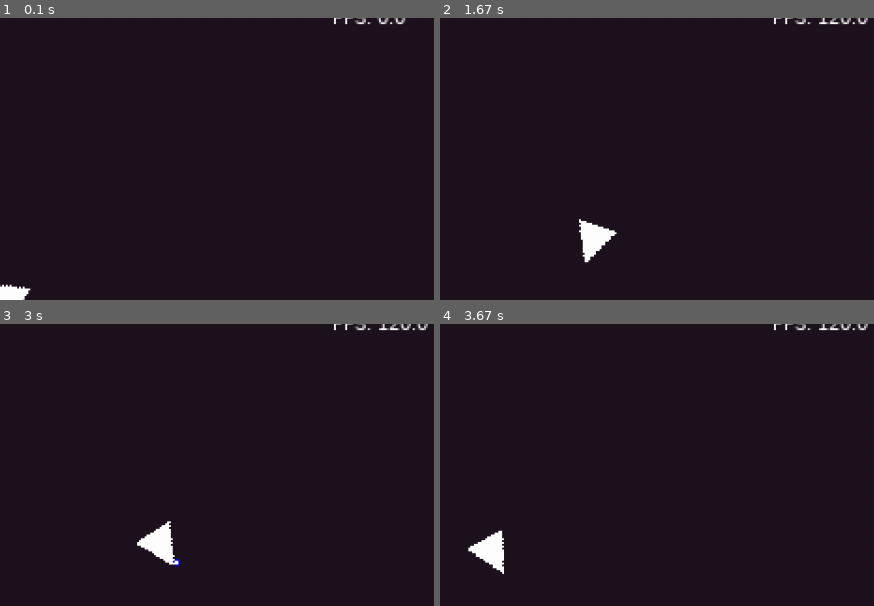
Above: before the commit, frames 1-4 (two rows, left to right).
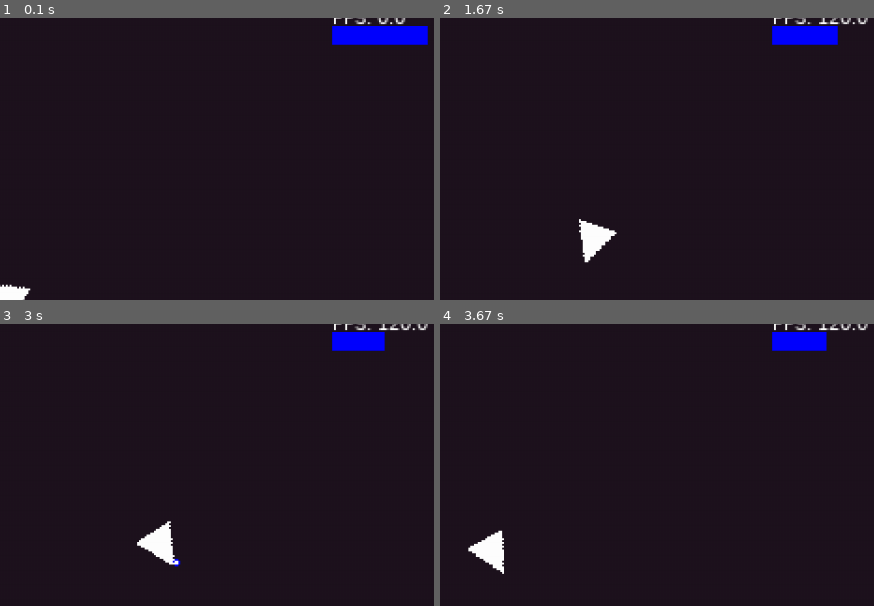
Above: after the commit, the same moments.

Repository: unnamedItem/pygame_projects
Game: pygame game, started from minigames/shooter_mouse/main.py
Same seed, same stepped clock (60 frames per second), same inputs: the game is played once before the commit and once after it.
Inputs (mouse positions are % of the whole screen's width and height, from its top left):
- Up to frame 1 (0.1 s): no input
- Up to frame 2 (1.67 s): hold D 0.33-0.8 s; move the mouse to (47, 58) at 0.37 s; click (51, 60) at 0.88 s; hold W 1.17-1.47 s; click (25, 54) at 1.25 s; hold D from 1.5 s (still down); click (61, 77) at 1.58 s
- Up to frame 3 (3 s): release D at 1.97 s; hold A 2-2.53 s; click (18, 37) at 2.08 s; hold S 2.57-2.87 s; click (66, 16) at 2.65 s; hold A from 2.9 s (still down); click (88, 90) at 2.98 s
- Up to frame 4 (3.67 s): release A at 3.3 s; hold W from 3.33 s (still down); click (63, 62) at 3.42 s
The pictures show only the part of the screen within x 50-100%, y 4-54%; the shares and areas given below are measured in that part.

The runs differ from the first frame. In frame 1, 1.5% of the frame differs, in the area x 76-99%, y 2-10%; in frame 2, 1.0%; in frame 3, 0.8%; in frame 4, 0.9%.

Commit message:
ammo bar

Diff:
--- a/minigames/shooter_mouse/constants.py
+++ b/minigames/shooter_mouse/constants.py
@@ -19,11 +19,17 @@
 PLAYER_COLOR = (255, 255, 255)
 PLAYER_MAX_SPEED = 180
 PLAYER_ACC = 360
+MAX_AMMO = 100
+AMMO_RECOVER_RATE = 2
+AMMO_COST = 20
+AMMO_RECOVER_DELAY = 50
+HIT_DELAY = 100
 
 # BULLET
 BULLET_SIZE = (4,4)
 BULLET_SPEED = 480
 BULLET_POOL_SIZE = 10
 
+
 # PYSICHS
 FRICTION = -2
--- a/minigames/shooter_mouse/main.py
+++ b/minigames/shooter_mouse/main.py
@@ -42,6 +42,8 @@
 
         # Player data ------------------------------------- #
         self.player = Player(self.scale, self.display_size / 2)
+        self.ammo = 100
+        self.ammo_tick = 0
 
         # Bullets pool ------------------------------------ #
         self.bullets = [ Bullet() for x in range(BULLET_POOL_SIZE) ]
@@ -91,13 +93,14 @@
                     self.keys[K_p] = 0
 
             if event.type == MOUSEBUTTONDOWN:
-                if event.button == BUTTON_LEFT:
+                if event.button == BUTTON_LEFT and self.ammo >= AMMO_COST:
                     bullet_data = self.player.shoot((mx, my))
                     for bullet in self.bullets:
                         if bullet.disabled:
                             bullet.pos = bullet_data['bullet_pos']
                             bullet.vel = bullet_data['bullet_vel']
                             bullet.disabled = 0
+                            self.ammo -= AMMO_COST
                             break
 
 
@@ -119,8 +122,13 @@
                     bullet.disabled = 1
                     self.last_hit = pygame.time.get_ticks()
 
-        if pygame.time.get_ticks() - self.last_hit > 100:
+        if pygame.time.get_ticks() - self.last_hit > HIT_DELAY:
                     self.tarjet.image.fill(WHITE)
+
+        if pygame.time.get_ticks() - self.ammo_tick > AMMO_RECOVER_DELAY:
+            if self.ammo < MAX_AMMO:
+                self.ammo_tick = pygame.time.get_ticks()
+                self.ammo += AMMO_RECOVER_RATE
 
         self.player.update(dt, (mx, my))
         self.fps_update()
@@ -140,6 +148,9 @@
 
         self.player.draw(layer0, self.font)
         self.tarjet.draw(layer0)
+
+        # Ammo bar
+        pygame.draw.line(layer0, BLUE, (self.display_size[0] - 65, 20), ( self.display_size[0] - 65 + (self.ammo / 2), 20), 10)
 
         # Blit Layers -------------------------------- #
         self.display.blit(layer0, Vector2())
